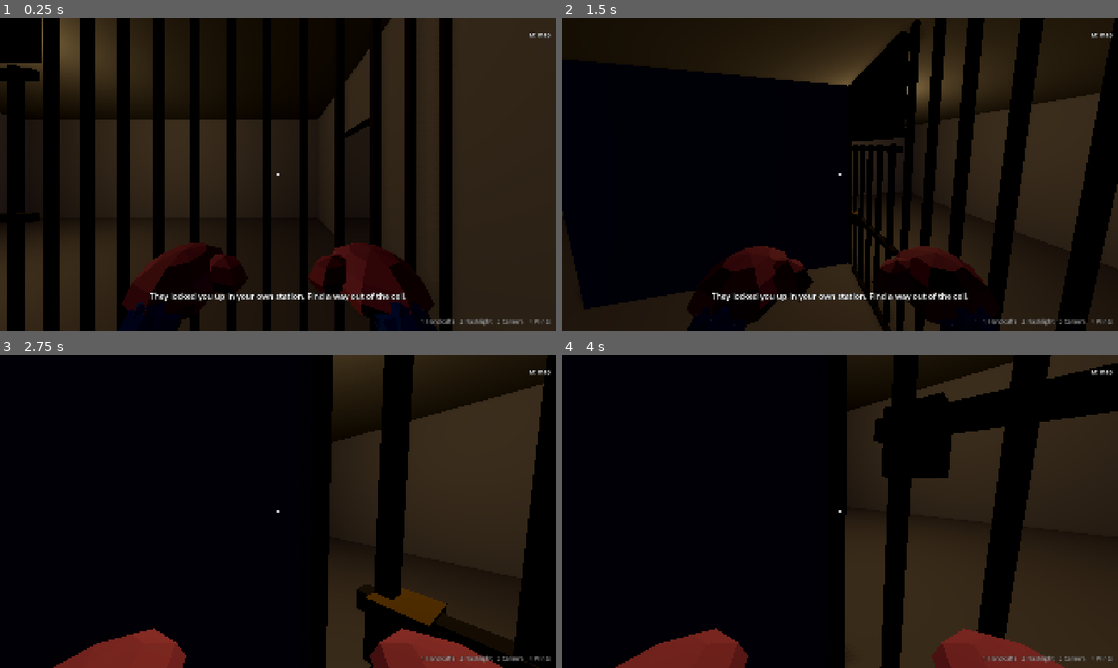
Above: before the commit, frames 1-4 (two rows, left to right).
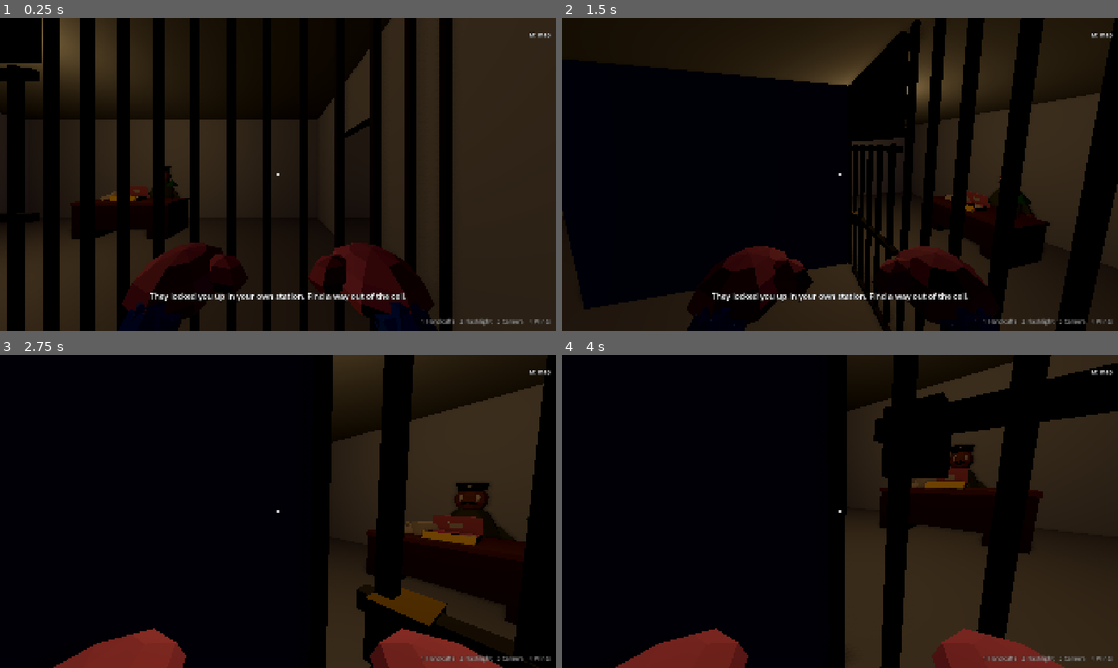
Above: after the commit, the same moments.

Repository: cristiangelini/BPD
Game: Godot game, scene res://scenes/levels/jailbreak.tscn
The game is run twice, just before and just after one commit, with the same random seed, the same clock (stepped at 60 frames per second) and the same inputs. This scene is started directly instead of the project's main scene.
Inputs (mouse positions are in pixels of both pictures, inside the frame that each line leads up to):
- Up to frame 1 (0.25 s): no input
- Up to frame 2 (1.5 s): tap Enter at 0.5 s; move the mouse to (962, 158) at 0.52 s; hold D (move_right) 0.53-1.28 s; hold R (ask) 0.53-1.28 s; click (962, 158) at 0.67 s; tap Space (jump) at 0.77, 1.07 s; tap Shift (run) at 0.8, 1.35 s; move the mouse to (812, 174) at 1.27 s; hold W (move_forward) from 1.28 s (still down)
- Up to frame 3 (2.75 s): keep holding W (move_forward); tap Space (jump) at 1.52, 1.82 s; tap R (ask) at 1.55 s; move the mouse to (289, 505) at 2.02 s; hold R (ask) from 2.03 s (still down); tap Shift (run) at 2.3 s
- Up to frame 4 (4 s): keep holding W (move_forward); move the mouse to (834, 517) at 2.77 s; release R (ask) at 2.78 s; tap Q (checklist) at 2.85 s; click (834, 517) at 2.92 s; tap Space (jump) at 3.02, 3.32, 3.77 s; tap R (ask) at 3.05 s; move the mouse to (878, 514) at 3.52 s; hold Ctrl (crouch) from 3.53 s (still down); tap Shift (run) at 3.8 s

The runs differ from the first frame. In frame 1, 1.5% of the frame differs, in the area x 12-35%, y 47-71%; in frame 2, 1.8%; in frame 3, 4.1%, in the area x 65-96%, y 40-87%; in frame 4, 3.0%.

Commit message:
Add the night guard and his box of donuts
The jailbreak's guard (fuga.md, step 2) sits at a desk in front of the cells and eats a donut from his box of six every 40 s. The seed draws which one has the key; eating it puts the key on his belt.

Co-Authored-By: Claude Opus 5.5 (1M context) <noreply@anthropic.com>
Claude-Session: https://claude.ai/code/session_01UXwRy4nCUmp8Zcg5tBLZhH

Diff:
--- /dev/null
+++ b/scenes/props/guard_donut_box.tscn
@@ -0,0 +1,19 @@
+[gd_scene load_steps=4 format=3]
+
+[ext_resource type="Script" path="res://scripts/props/donut_box.gd" id="1"]
+[ext_resource type="PackedScene" path="res://assets/models/guard_donut_box.glb" id="2"]
+
+[sub_resource type="BoxShape3D" id="Shape"]
+size = Vector3(0.5, 0.12, 0.3)
+
+[node name="GuardDonutBox" type="RigidBody3D"]
+collision_layer = 4
+collision_mask = 15
+mass = 0.8
+script = ExtResource("1")
+donuts = 6
+
+[node name="Shape" type="CollisionShape3D" parent="."]
+shape = SubResource("Shape")
+
+[node name="Model" parent="." instance=ExtResource("2")]
--- a/scripts/levels/jailbreak_level.gd
+++ b/scripts/levels/jailbreak_level.gd
@@ -2,12 +2,23 @@
 extends Node3D
 
 ## The jailbreak's level (fuga.md, step 1): the first time a campaign misses its quota, the cops wake up at night
-## locked in their own station's cells, two in each, with the patrol car parked outside. Nobody is at the station
-## yet: the night guard and his donuts come in step 2. --place=jailbreak opens it from Play.
+## locked in their own station's cells, two in each, with the patrol car parked outside. In front of the cells the
+## night guard sits at his desk with his box of donuts, one of them with the key (step 2, NightGuard).
+## --place=jailbreak opens it from Play.
+
+const DESK_MODEL := preload("res://assets/models/station_desk.glb")
+const BOX_SCENE := preload("res://scenes/props/guard_donut_box.tscn")
+## In the station's own space (StationRooms): the desk 2.9 m from the bars, between the two cell doors, with the
+## guard behind it facing the cells and the box on it (propuesta).
+const DESK_AT := Vector3(10.5, 0, 7.4)
+const GUARD_AT := Vector3(10.5, 0, 8.4)
+const BOX_AT := Vector3(10.5, 0.87, 7.25)
 
 ## Same seed, same jailbreak. 0 draws one.
 @export var case_seed := 0
 var city: City
+var guard: NightGuard
+var box: DonutBox
 
 
 func _ready() -> void:
@@ -22,6 +33,7 @@
 			npc.queue_free()
 	for door in city.cell_doors:
 		door.lock()
+	_guard_desk()
 	$Cop.global_transform = cop_spawn(0)
 	$PatrolCar.global_transform = (city.transform * CityLayout.parking("station")).translated_local(Vector3.UP * 0.05)
 	($Cop as Cop).show_hint.call_deferred("HINT_JAILED")
@@ -30,3 +42,27 @@
 ## Where the cop in `slot` wakes up: two in each cell (Net puts every player's cop here online).
 func cop_spawn(slot: int) -> Transform3D:
 	return ($City as Node3D).transform * CityLayout.jail_spawn(slot).translated(Vector3.UP * 0.1)
+
+
+func _guard_desk() -> void:
+	var lot := city.transform * CityLayout.lot("station")
+	var desk := StaticBody3D.new()
+	desk.name = "GuardDesk"
+	add_child(desk)
+	desk.global_transform = lot * Transform3D(Basis(Vector3.UP, PI), DESK_AT)
+	desk.add_child(DESK_MODEL.instantiate())
+	var shape := CollisionShape3D.new()
+	var solid := BoxShape3D.new()
+	solid.size = StationRooms.SOLID["station_desk"]
+	shape.shape = solid
+	shape.position.y = solid.size.y / 2
+	desk.add_child(shape)
+	box = BOX_SCENE.instantiate()
+	box.name = "GuardDonutBox"
+	add_child(box)
+	box.global_transform = lot * Transform3D(Basis(Vector3.UP, PI), BOX_AT)
+	guard = NightGuard.new()
+	guard.name = "NightGuard"
+	add_child(guard)
+	guard.global_transform = lot * Transform3D(Basis(Vector3.UP, PI), GUARD_AT)
+	guard.setup(case_seed, box)
--- /dev/null
+++ b/scripts/npc/night_guard.gd
@@ -0,0 +1,115 @@
+class_name NightGuard
+extends StaticBody3D
+
+## The night guard of the jailbreak (fuga.md, "La llave en la dona", step 2): he sits at his desk in front of the
+## cells with a box of six donuts, and the key of the cells went into one of them without him noticing. Every
+## EAT_EVERY seconds he eats one, from the last in the box to the first; if it's the one with the key, he spits it out
+## and hangs it from his belt. The seed draws which donut has it. He only eats from the box while it's within his
+## reach on the desk. Every number here is (propuesta).
+
+signal ate(donut: int)
+signal found_key
+
+const MODEL := preload("res://assets/models/npc_carcelero.glb")
+const EAT_EVERY := 40.0
+## How far from him the box can be for him to take a donut.
+const REACH := 1.5
+const MUNCH_LINES := 5
+const BUBBLE_TIME := 4.0
+
+var box: DonutBox
+## Which donut of the box (its part donut_<n>) has the key.
+var key_donut := 0
+var key_on_belt := false
+var eat_left := EAT_EVERY
+var _bubble: Label3D
+var _bubble_left := 0.0
+var _rng := RandomNumberGenerator.new()
+
+
+## The guard for this jailbreak's seed: the same donut has the key every time.
+func setup(case_seed: int, donut_box: DonutBox) -> void:
+	box = donut_box
+	_rng.seed = hash(["night guard", case_seed])
+	key_donut = _rng.randi_range(0, box.donuts - 1)
+
+
+func _ready() -> void:
+	add_to_group("night_guard")
+	collision_layer = 8
+	var shape := CollisionShape3D.new()
+	var capsule := CapsuleShape3D.new()
+	capsule.radius = 0.45
+	capsule.height = 1.6
+	shape.shape = capsule
+	shape.position.y = 0.8
+	add_child(shape)
+	add_child(MODEL.instantiate())
+	_bubble = Label3D.new()
+	_bubble.name = "Bubble"
+	_bubble.position = Vector3(0, 2.0, 0)
+	_bubble.billboard = BaseMaterial3D.BILLBOARD_ENABLED
+	_bubble.no_depth_test = true
+	_bubble.pixel_size = 0.004
+	_bubble.outline_size = 8
+	_bubble.font_size = 36
+	_bubble.width = 900.0
+	_bubble.autowrap_mode = TextServer.AUTOWRAP_WORD_SMART
+	_bubble.hide()
+	add_child(_bubble)
+
+
+## The key is still in a donut of the box.
+func key_in_box() -> bool:
+	return not key_on_belt and box != null and key_donut < box.donuts
+
+
+func box_in_reach() -> bool:
+	return is_instance_valid(box) and box.global_position.distance_to(global_position) <= REACH
+
+
+func _physics_process(delta: float) -> void:
+	_bubble_left -= delta
+	if _bubble.visible and _bubble_left <= 0.0:
+		_bubble.hide()
+	eat_left -= delta
+	if eat_left <= 0.0:
+		eat_left = EAT_EVERY
+		eat()
+
+
+## Takes the next donut out of the box and eats it, or complains that the box is gone or empty.
+func eat() -> void:
+	if not box_in_reach() or box.donuts == 0:
+		say("GUARD_NO_DONUTS")
+		return
+	box.eat_one()
+	var donut := box.donuts
+	ate.emit(donut)
+	if donut == key_donut and not key_on_belt:
+		key_on_belt = true
+		say("GUARD_KEY_FOUND", 6.0)
+		found_key.emit()
+	else:
+		say("GUARD_MUNCH_%d" % _rng.randi_range(0, MUNCH_LINES - 1))
+
+
+func say(text: String, seconds := BUBBLE_TIME) -> void:
+	_bubble.text = text
+	_bubble.show()
+	_bubble_left = seconds
+
+
+func said() -> String:
+	return _bubble.text if _bubble.visible else ""
+
+
+## Online: what the guests need to show the same box and belt (NpcSync).
+func net_state() -> Variant:
+	return [box.donuts if is_instance_valid(box) else 0, key_on_belt]
+
+
+func apply_net_state(state: Variant) -> void:
+	key_on_belt = state[1]
+	while is_instance_valid(box) and box.donuts > int(state[0]):
+		box.eat_one()
--- a/scripts/npc/npc_sync.gd
+++ b/scripts/npc/npc_sync.gd
@@ -38,7 +38,7 @@
 static func is_npc(node: Node) -> bool:
 	return node is Grandpa or node is Baker or node is BakeryCustomer or node is Pigeon or node is DogGroomer \
 		or node is PoodleLady or node is HumanCustomer or node is Gossip or node is Neighbor or node is Armero \
-		or node is InterrogationSuspect
+		or node is InterrogationSuspect or node is NightGuard
 
 
 func _ready() -> void:
--- a/scripts/props/donut_box.gd
+++ b/scripts/props/donut_box.gd
@@ -6,7 +6,7 @@
 
 const DONUTS := 4
 
-var donuts := DONUTS
+@export var donuts := DONUTS
 
 
 ## Takes one donut out of the box. Returns false if it was empty.
--- /dev/null
+++ b/tests/unit/test_night_guard.gd
@@ -0,0 +1,93 @@
+extends GutTest
+
+## The jailbreak, step 2 (fuga.md): the night guard eats a donut from his box every 40 s, and one has the key.
+
+const LEVEL := preload("res://scenes/levels/jailbreak.tscn")
+const BOX_SCENE := preload("res://scenes/props/guard_donut_box.tscn")
+
+
+func _guard(case_seed := 7) -> NightGuard:
+	var box: DonutBox = BOX_SCENE.instantiate()
+	box.freeze = true
+	add_child_autofree(box)
+	var guard := NightGuard.new()
+	add_child_autofree(guard)
+	box.global_position = guard.global_position + Vector3(0, 0.9, -0.8)
+	guard.setup(case_seed, box)
+	return guard
+
+
+func test_the_box_has_six_donuts() -> void:
+	var box: DonutBox = BOX_SCENE.instantiate()
+	add_child_autofree(box)
+	assert_eq(box.donuts, 6)
+	assert_not_null(box.find_child("donut_5", true, false), "a part per donut")
+
+
+func test_the_seed_picks_the_key_donut() -> void:
+	var seen := {}
+	for case_seed in 40:
+		var guard := _guard(case_seed + 1)
+		assert_between(guard.key_donut, 0, 5)
+		assert_eq(guard.key_donut, _guard(case_seed + 1).key_donut, "same seed, same donut")
+		seen[guard.key_donut] = true
+	assert_gt(seen.size(), 3, "different seeds, different donuts")
+
+
+func test_he_eats_one_every_forty_seconds() -> void:
+	var guard := _guard()
+	guard.key_donut = 0
+	for i in roundi(NightGuard.EAT_EVERY * 10) - 1:
+		guard._physics_process(0.1)
+	assert_eq(guard.box.donuts, 6, "not yet")
+	guard._physics_process(0.2)
+	assert_eq(guard.box.donuts, 5)
+	assert_true(guard.said().begins_with("GUARD_MUNCH_"))
+
+
+func test_eating_the_key_donut_puts_the_key_on_his_belt() -> void:
+	var guard := _guard()
+	guard.key_donut = 4
+	watch_signals(guard)
+	guard.eat()
+	assert_false(guard.key_on_belt, "donut 5 had nothing")
+	assert_true(guard.key_in_box())
+	guard.eat()
+	assert_true(guard.key_on_belt)
+	assert_false(guard.key_in_box())
+	assert_eq(guard.said(), "GUARD_KEY_FOUND")
+	assert_signal_emitted(guard, "found_key")
+
+
+func test_he_complains_when_the_box_is_gone() -> void:
+	var guard := _guard()
+	guard.box.global_position += Vector3(0, 0, -3)
+	guard.eat()
+	assert_eq(guard.box.donuts, 6, "out of his reach he can't eat")
+	assert_eq(guard.said(), "GUARD_NO_DONUTS")
+
+
+func test_a_guest_shows_the_same_box_and_belt() -> void:
+	var guard := _guard()
+	guard.apply_net_state([3, true])
+	assert_eq(guard.box.donuts, 3)
+	assert_true(guard.key_on_belt)
+	assert_false(guard.box.find_child("donut_4", true, false).visible, "eaten donuts are gone")
+	assert_eq(guard.net_state(), [3, true])
+
+
+func test_the_guard_sits_in_front_of_the_cells_with_the_box_in_reach() -> void:
+	var level: Node3D = LEVEL.instantiate()
+	level.get_node("Cop").input_enabled = false
+	add_child_autofree(level)
+	await wait_physics_frames(10)
+	var guard: NightGuard = level.guard
+	assert_not_null(guard)
+	assert_true(guard.box_in_reach(), "the box is on his desk")
+	assert_eq(guard.box.donuts, 6)
+	var lot: Transform3D = level.city.transform * CityLayout.lot("station")
+	var box_at := lot.affine_inverse() * guard.box.global_position
+	assert_almost_eq(box_at.z - StationRooms.CELL_FRONT_Z, 2.75, 0.3, "about 3 m from the bars")
+	assert_gt(box_at.y, 0.75, "on the desk, not on the floor")
+	var facing := lot.basis.inverse() * guard.global_transform.basis.z
+	assert_lt(facing.z, -0.9, "he faces the cells")
--- a/translations/texts.csv
+++ b/translations/texts.csv
@@ -979,3 +979,10 @@
 PROMPT_CELL_LOCKED,"E: sacudir la reja (cerrada con llave)","E: rattle the bars (locked)","E: sacudir a grade (trancada)"
 PROMPT_CELL_OPEN,"E: abrir la reja","E: open the cell door","E: abrir a grade"
 PROMPT_CELL_CLOSE,"E: cerrar la reja","E: close the cell door","E: fechar a grade"
+GUARD_MUNCH_0,"Mmm, con glaseado. La noche no está tan mal.","Mmm, glazed. The night isn't so bad.","Hum, com cobertura. A noite não está tão ruim."
+GUARD_MUNCH_1,"Una más y mañana empiezo la dieta.","One more and I start my diet tomorrow.","Mais uma e amanhã começo a dieta."
+GUARD_MUNCH_2,"¿Qué miran? Las donas son mías.","What are you looking at? The donuts are mine.","Estão olhando o quê? Os donuts são meus."
+GUARD_MUNCH_3,"Esta estaba medio dura. Igual me la como.","This one was a bit stale. I'll eat it anyway.","Esse estava meio duro. Vou comer igual."
+GUARD_MUNCH_4,"Así da gusto cuidar presos.","Now this is how you guard prisoners.","Assim dá gosto vigiar presos."
+GUARD_KEY_FOUND,"¿Qué es esto? ¡Mi llave! Mejor me la cuelgo del cinturón.","What's this? My key! Better hang it on my belt.","O que é isso? Minha chave! Melhor pendurar no cinto."
+GUARD_NO_DONUTS,"¿Y mis donas? ¿Quién se llevó mis donas?","Where are my donuts? Who took my donuts?","Cadê meus donuts? Quem levou meus donuts?"
Binary file added: assets/models/guard_donut_box.glb
Not shown, added: assets/models/guard_donut_box.glb.import
Not shown, added: scripts/npc/night_guard.gd.uid
Not shown, added: tests/unit/test_night_guard.gd.uid
Not shown, changed: docs/diseno/fuga.md
Not shown, changed: tools/modelgen/models/station.js
